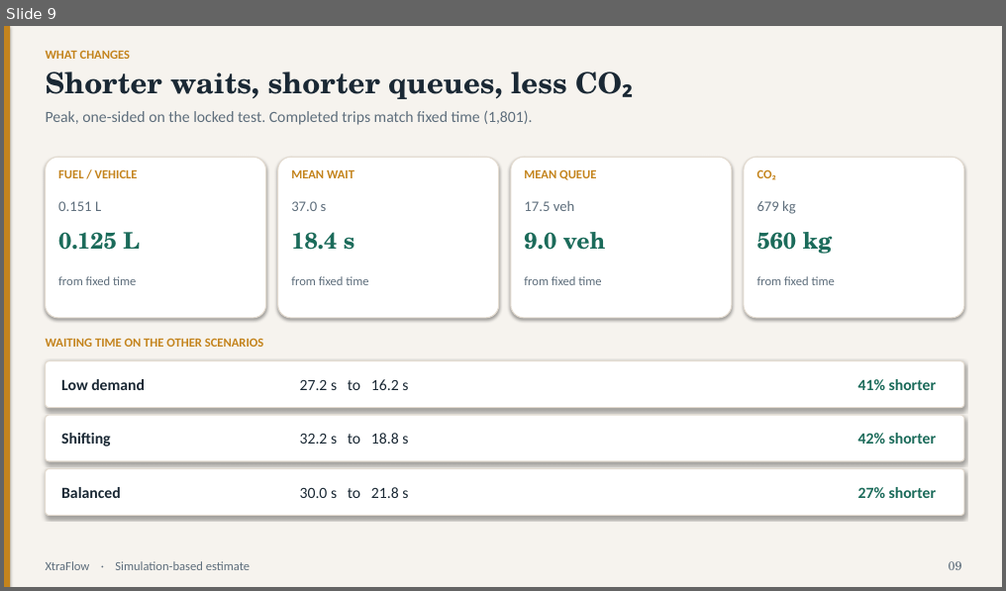
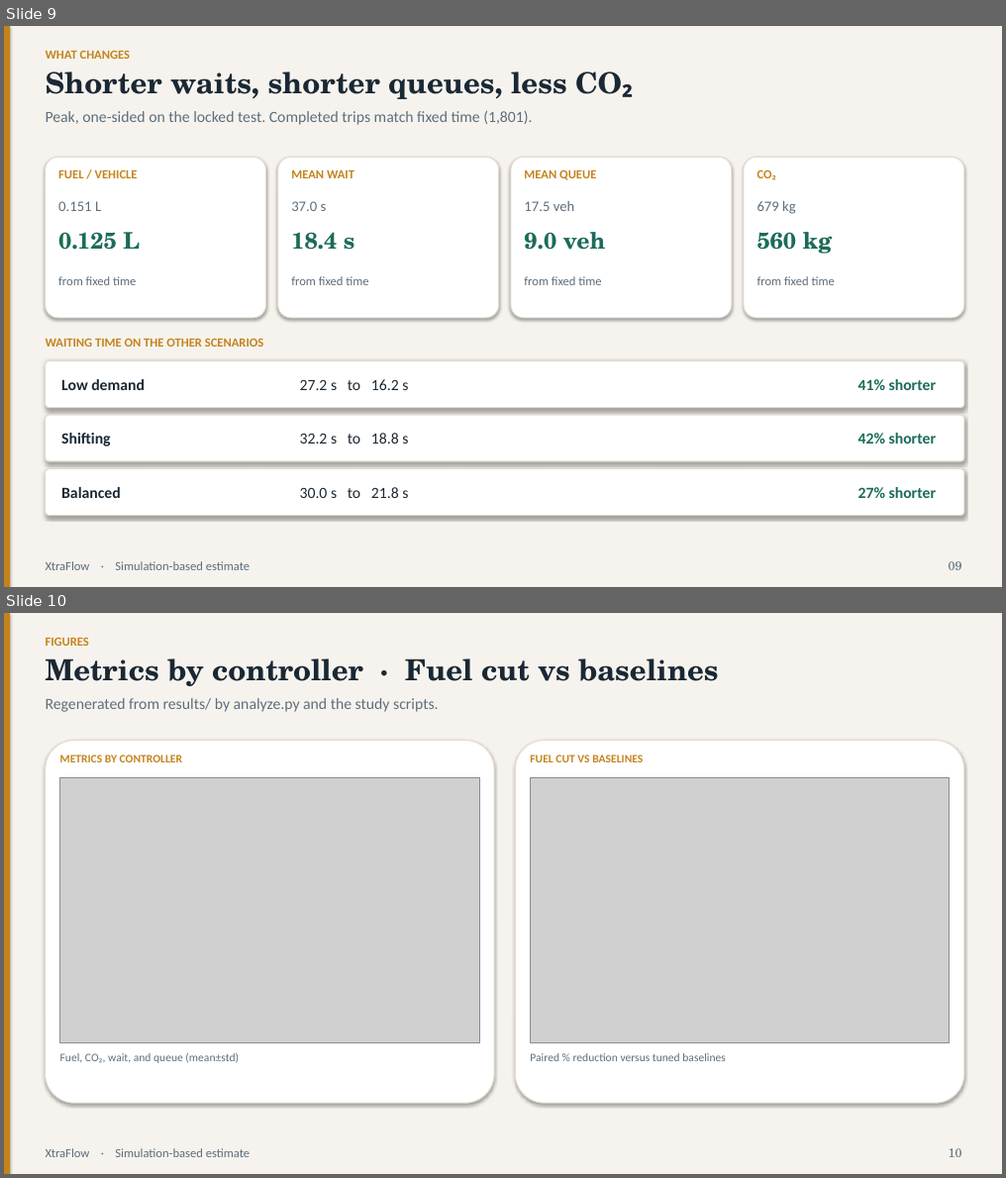
Before and after one commit to couder-04/XtraFlow, a slide deck: results/deck.pptx. Shown one above the other, each under a label of ours: slide 9 before the commit, slides 9 and 10 after it. The pictures are 1006x591 and 1006x1178 pixels, drawn with LibreOffice and Linux fonts; fonts in the diff are those of the drawing; grey boxes stand for pictures. Boxes give left, top, right and bottom in pixels: in the first picture for what was removed or moved away, otherwise in the second. Text is boxed around its words. In the diff, an @@ line names an element or a change of style, - is before the commit and + after.

Commit message:
Show every results/figures PNG in the README and deck gallery.
Expand the Evidence section and regenerate the deck with six figure slides covering all twelve analyze/study plots.

```diff
--- a/results/deck.pptx
+++ b/results/deck.pptx
@@ slide 10 added at <box>4,613,1002,1174</box>, background #F6F3EE @@
@@ rectangle added at <box>4,613,10,1174</box>, fill #C4841D @@
@@ text added at <box>46,637,89,646</box>, 12 pt, text #C4841D, bold @@
+FIGURES
@@ text added at <box>46,659,718,686</box>, 28 pt, text #1A2834, bold @@
+Metrics by controller · Fuel cut vs baselines
@@ text added at <box>46,698,438,712</box>, 15 pt, text #5E6E7C @@
+Regenerated from results/ by analyze.py and the study scripts.
@@ rounded rectangle added at <box>46,741,494,1103</box>, fill #FFFFFF, outline #E3DBD0 1 pt @@
@@ text added at <box>60,755,182,762</box>, 11 pt, text #C4841D, bold @@
+METRICS BY CONTROLLER
@@ rounded rectangle added at <box>515,741,964,1103</box>, fill #FFFFFF, outline #E3DBD0 1 pt @@
@@ text added at <box>530,755,643,762</box>, 11 pt, text #C4841D, bold @@
+FUEL CUT VS BASELINES
@@ picture added at <box>60,777,479,1044</box> @@
@@ picture added at <box>531,777,949,1044</box> @@
@@ text added at <box>60,1054,239,1063</box>, 11 pt, text #5E6E7C @@
+Fuel, CO₂, wait, and queue (mean±std)
@@ text added at <box>530,1054,726,1061</box>, 11 pt, text #5E6E7C @@
+Paired % reduction versus tuned baselines
@@ text added at <box>46,1149,250,1157</box>, 12 pt, text #5E6E7C @@
+XtraFlow · Simulation-based estimate
@@ text added at <box>948,1149,962,1157</box>, 12 pt, text #5E6E7C @@
+10
```
Also in this commit, not shown: 12 slides changed, 5 other slides added, 1 slide removed, 2 other files.
